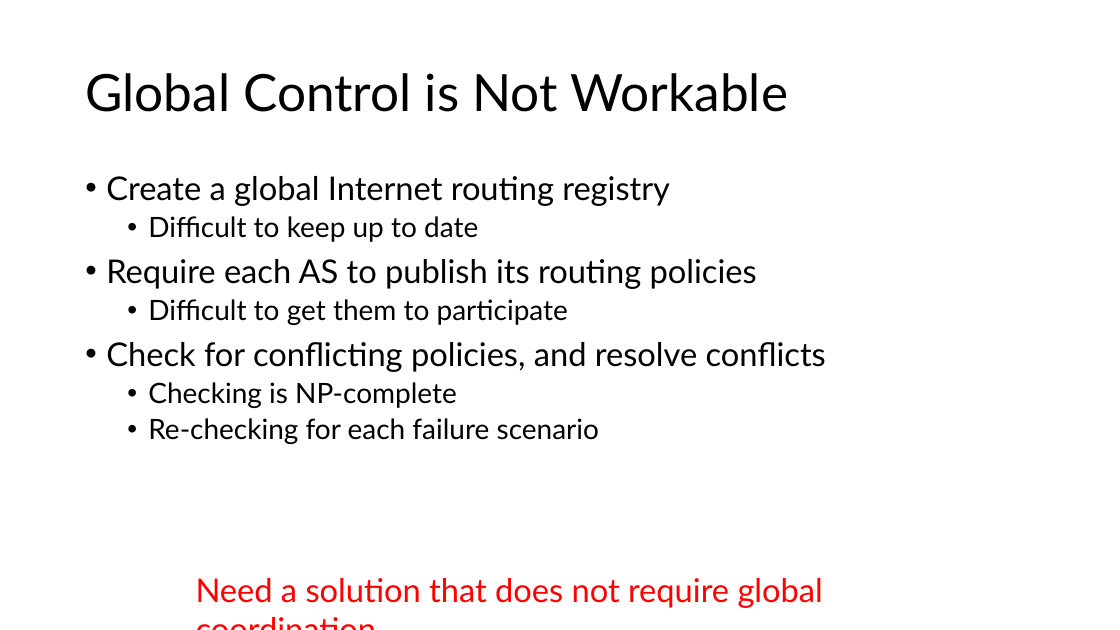
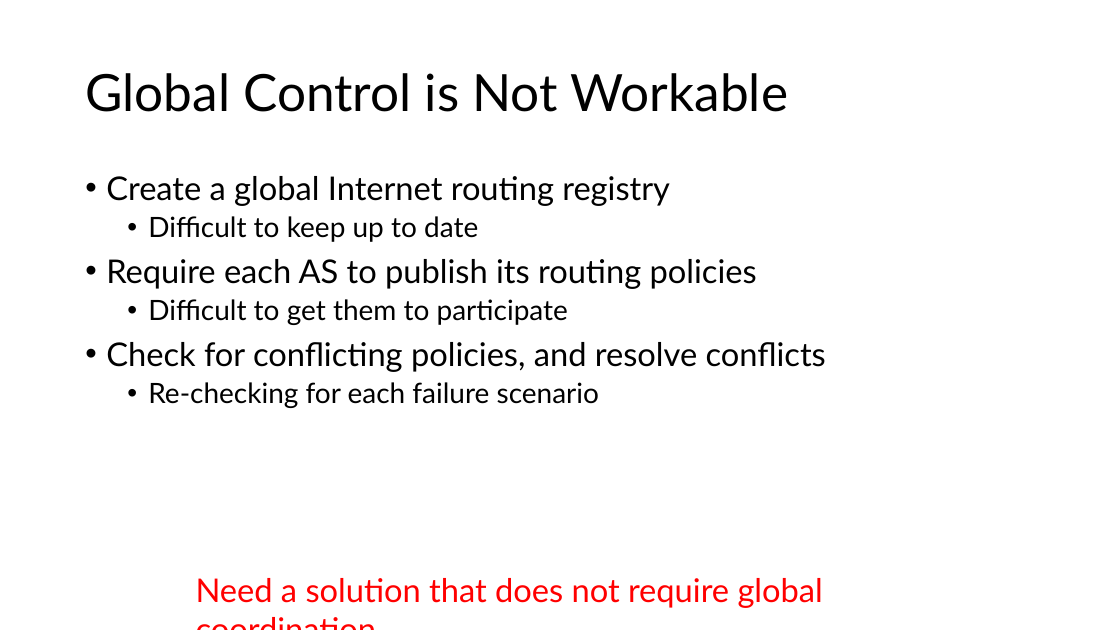
Before and after one commit to venkatarun95/mit_page, a slide deck: slide 10 of f25/assets/slides/lec7-bgp-advanced.pptx (slide 7 before the commit). Drawn at 1120x630 pixels with LibreOffice and Linux fonts; fonts in the diff are those of the drawing. Boxes give left, top, right and bottom in pixels: in the first picture for what was removed or moved away, otherwise in the second. Text is boxed around its words. In the diff, an @@ line names an element or a change of style, - is before the commit and + after.

```diff
--- a/f25/assets/slides/lec7-bgp-advanced.pptx
+++ b/f25/assets/slides/lec7-bgp-advanced.pptx
@@ text at (148,382,457,408): paragraph removed @@
-  • Checking is NP-complete
```
Also in this commit, not shown: 3 other slides changed, 4 slides added.
